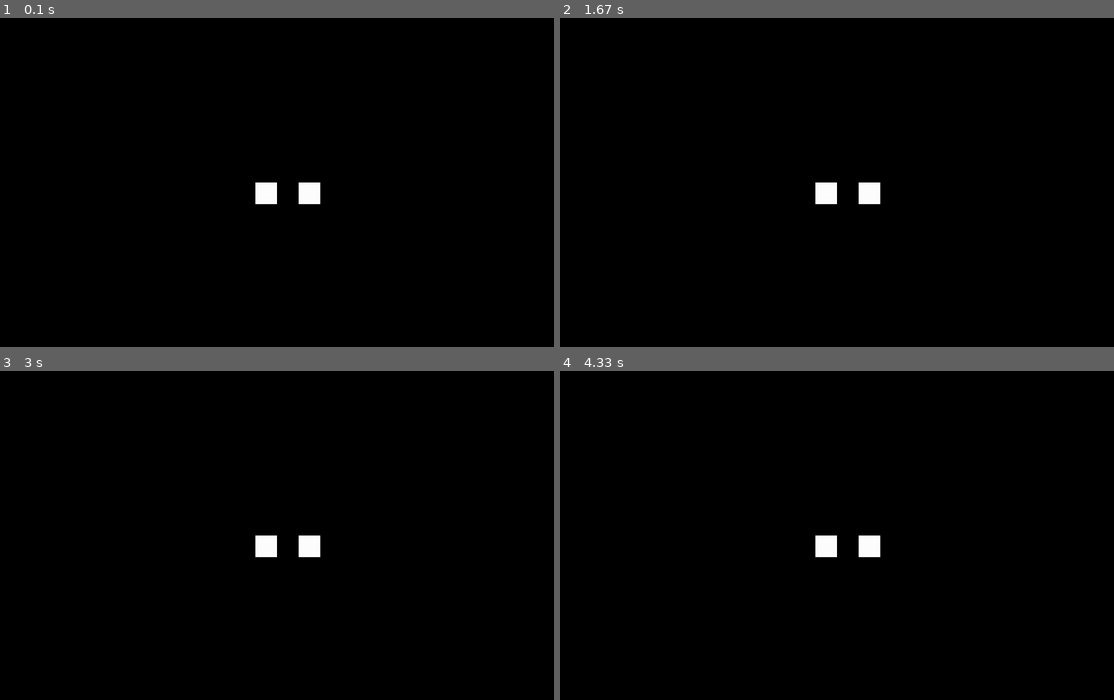
Above: before the commit, frames 1-4 (two rows, left to right).
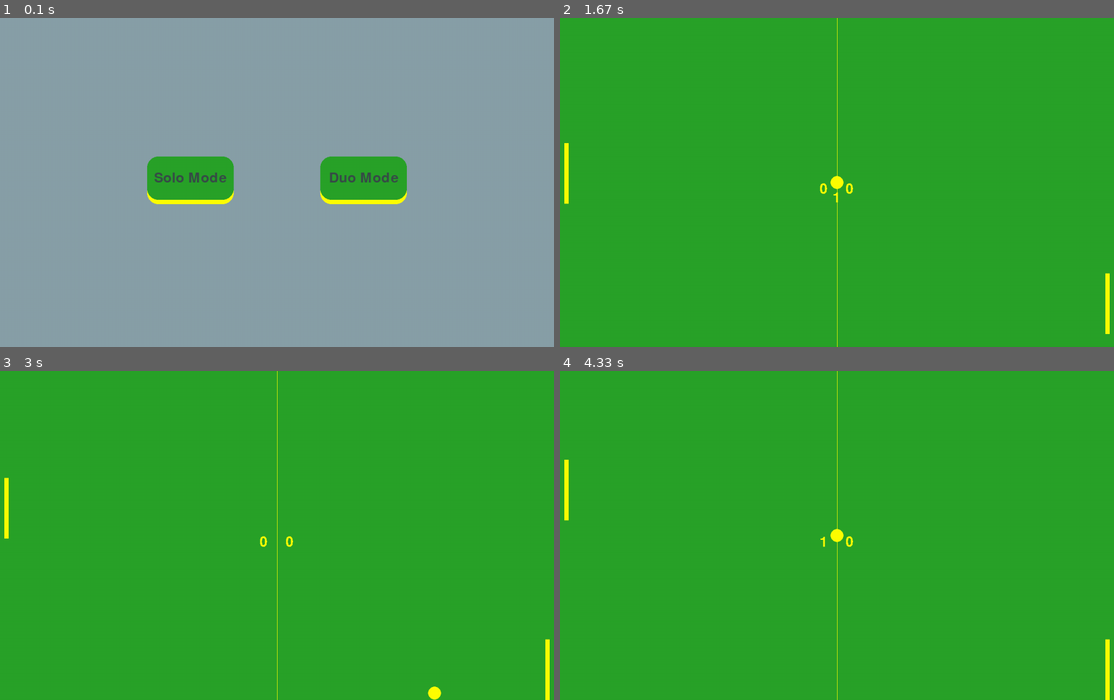
Above: after the commit, the same moments.

Repository: angel-cursed/pygame
Game: pygame game, started from pong/pong(refactored).py
Two runs of this game, one before a commit and one after it. Both use one fixed random seed, a clock stepped at 60 frames per second and the inputs below.
Inputs (mouse positions are in pixels of both pictures, inside the frame that each line leads up to):
- Up to frame 1 (0.1 s): no input
- Up to frame 2 (1.67 s): press the mouse at (748, 179) at 0.37 s; move the mouse to (859, 175) at 0.47 s; release the mouse at (964, 175) at 0.6 s; hold Up 0.67-1.13 s; hold Down 1.17-1.47 s; move the mouse to (632, 189) at 1.2 s; hold Up from 1.5 s (still down); tap Z at 1.57 s
- Up to frame 3 (3 s): release Up at 1.87 s; hold Down 1.9-2.27 s; tap Z at 1.97, 2.37, 2.7 s; tap S at 2.05 s; hold Up 2.3-2.6 s; hold Down 2.63-2.93 s
- Up to frame 4 (4.33 s): hold Down 3.37-3.73 s; tap Z at 3.43, 3.83 s; hold Up 3.77-4.07 s

The runs differ from the first frame. In frame 1, 100% of the frame differs, in the area x 0-100%, y 0-100%; in frame 2, 100%; in frame 3, 100%; in frame 4, 100%.

Commit message:
ajout 2eme joueur

Diff:
--- a/pong/pong(refactored).py
+++ b/pong/pong(refactored).py
@@ -11,15 +11,17 @@
         self.player = pygame.Rect(screen_widht - 20, screen_height/2 - 70, 10, 140)
         self.opponent = pygame.Rect(10, screen_height/2 - 70, 10, 140)
 
+        #Game Mode
+        self.game_mode = None
+
         # Colors
         self.bg_color = (41, 163, 41)
-        # pygame.Color("grey12")
         self.yellow = (255, 255, 0)
+
         #Games Variables
         self.ball_speed_x = 7 * random.choice((1,-1))
         self.ball_speed_y = 7 * random.choice((1,-1))
         self.player_speed = 0
-        self.opponent_speed = 7
 
         #Text Variables
         self.player_score = 0
@@ -78,6 +80,14 @@
             self.player.top = 0
         if self.player.bottom >= screen_height:
             self.player.bottom = screen_height
+
+    def opponent_animation(self):
+
+        self.opponent.y += self.opponent_speed
+        if self.opponent.top <= 0:
+            self.opponent.top = 0
+        if self.opponent.bottom >= screen_height:
+            self.opponent.bottom = screen_height
 
     def opponent_ai(self):
 
@@ -114,6 +124,73 @@
             self.ball_speed_x = 7 * random.choice((1, -1))
             self.score_time = None
 
+    def set_mode(self,mode):
+        self.game_mode = mode
+        if mode == "solo":
+            self.opponent_speed = 7
+        else:
+            self.opponent_speed = 0
+
+class button():
+    def __init__(self, text, width, height, position: tuple, elevation):
+
+        #Core Attributes
+        self.pressed = False
+        self.elevation = elevation
+        self.dynamic_elevation = elevation
+        self.original_y = position[1]
+        self.text = text
+        self.click_time = None
+
+        #top rectangle
+        self.top_rect = pygame.Rect(position,(width, height))
+        self.top_color = game.bg_color
+
+        #bottom rectangle
+        self.bottom_rect = pygame.Rect(position,(width, height))
+        self.bottom_color = game.yellow
+
+        #text
+        self.text_color = (56,77,72)
+        self.text_surface = game.game_font.render(self.text, True, self.text_color)
+        self.text_rect = self.text_surface.get_rect(center = self.top_rect.center)
+
+    def draw(self):
+
+        #elevation logic
+        self.top_rect.y = self.original_y - self.dynamic_elevation
+        self.text_rect.center = self.top_rect.center
+
+        pygame.draw.rect(screen, self.bottom_color, self.bottom_rect, border_radius = 25)
+        pygame.draw.rect(screen, self.top_color, self.top_rect, border_radius = 25)
+        screen.blit(self.text_surface, self.text_rect)
+        self.check_click()
+
+    def check_click(self):
+        mouse_pos = pygame.mouse.get_pos()
+        if self.top_rect.collidepoint(mouse_pos):
+            self.top_color = (146,220,229)
+            if pygame.mouse.get_pressed()[0]:
+                self.dynamic_elevation = 0
+                self.pressed = True
+            elif self.pressed:
+                self.dynamic_elevation = self.elevation
+                self.pressed = False
+                self.click_time = pygame.time.get_ticks()
+                self.clicked()
+        else:
+            self.dynamic_elevation = self.elevation
+            self.top_color = game.bg_color
+
+    def clicked(self):
+        current_time = pygame.time.get_ticks()
+        if current_time - self.click_time >= 500:
+            if self.text == "Solo Mode":
+                game.set_mode("solo")
+            else:
+                game.set_mode("duo")
+
+
 
 #General Setup
 pygame.init()
@@ -125,22 +202,28 @@
 screen = pygame.display.set_mode((screen_widht, screen_height))
 pygame.display.set_caption("Pong")
 
-mode = None
-
-while mode is None:
+game = Pong(screen_widht, screen_height)
+
+button_solo = button("Solo Mode", 200, 100, (screen_widht/2 - 300, screen_height/2 - 50), 10)
+button_duo = button("Duo Mode", 200, 100, (screen_widht/2 + 100, screen_height/2 - 50), 10)
+
+while game.game_mode is None:
     for event in pygame.event.get():
         if event.type == pygame.QUIT:
             pygame.quit()
             sys.exit()
 
-
-    screen.fill((0,0,0))
-    pygame.draw.rect(screen,(255,255,255),(screen_widht/2 - 50,screen_height/2,50,50))
-    pygame.draw.rect(screen,(255,255,255),(screen_widht/2 + 50,screen_height/2,50,50))
+    if button_solo.click_time and not button_duo.click_time:
+        button_solo.clicked()
+    if button_duo.click_time and not button_solo.click_time:
+        button_duo.clicked()
+
+
+    screen.fill((136,160,168))
+    button_solo.draw()
+    button_duo.draw()
     pygame.display.update()
     clock.tick(60)
-
-game = Pong(screen_widht, screen_height)
 
 while True:
     #Handling Inputs
@@ -153,15 +236,32 @@
                 game.player_speed += 7
             if event.key == pygame.K_UP:
                 game.player_speed -= 7
+
+            if game.game_mode == "duo":
+                if event.key == pygame.K_z:
+                    game.opponent_speed -= 7
+                if event.key == pygame.K_s:
+                    game.opponent_speed += 7
+
         if event.type == pygame.KEYUP:
             if event.key == pygame.K_DOWN:
                 game.player_speed -= 7
             if event.key == pygame.K_UP:
                 game.player_speed += 7
 
+            if game.game_mode == "duo":
+                if event.key == pygame.K_z:
+                    game.opponent_speed += 7
+                if event.key == pygame.K_s:
+                    game.opponent_speed -= 7
+
     game.ball_animation()
     game.player_animation()
-    game.opponent_ai()
+    if game.game_mode == "solo":
+        game.opponent_ai()
+    else:
+        game.opponent_animation()
+
     #Visuals
     screen.fill(game.bg_color)
     pygame.draw.rect(screen,game.yellow,game.player)
